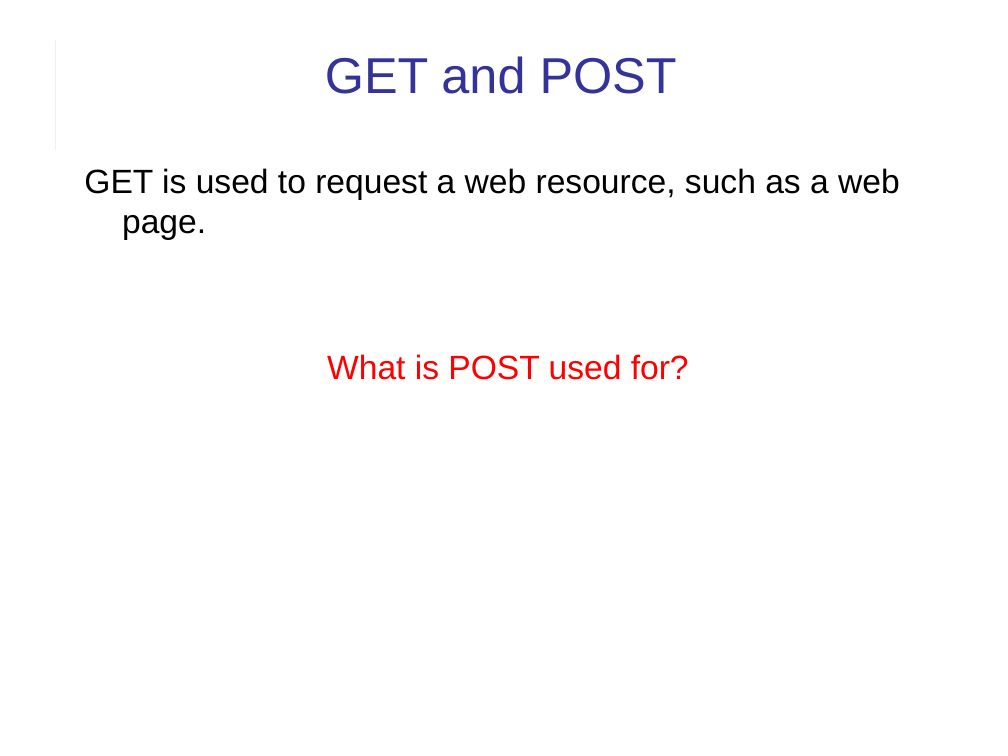
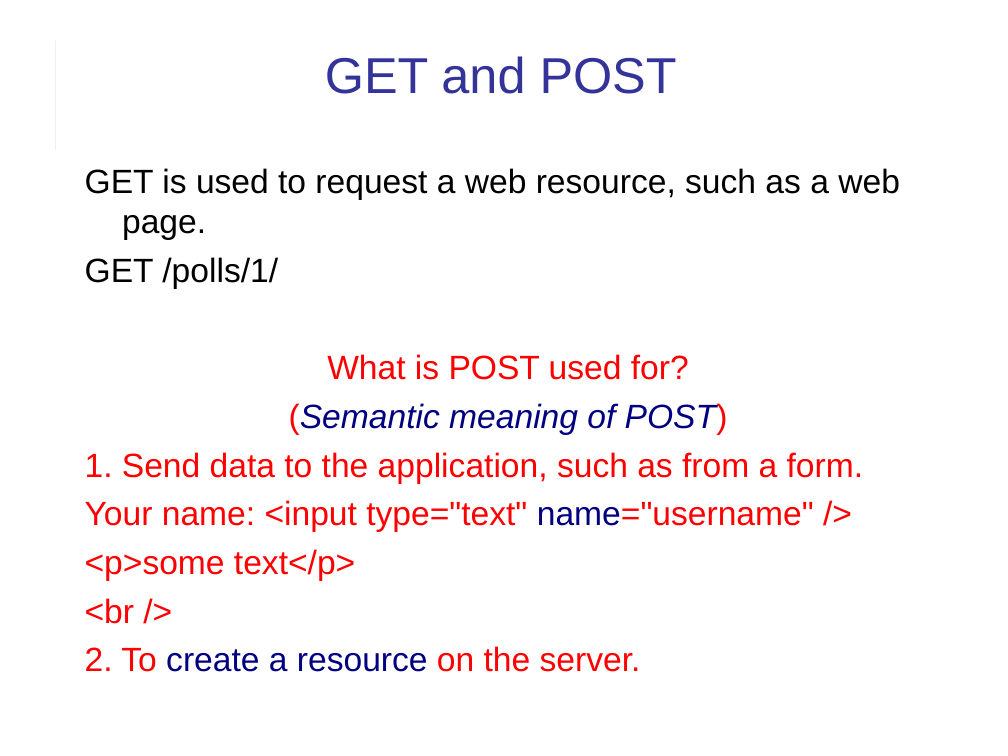
Before and after one commit to cpske/ISP, a slide deck: slide 23 of django/Django-review-1.ppt (slide 22 before the commit). Drawn at 1008x756 pixels with LibreOffice and Linux fonts; fonts in the diff are those of the drawing. Boxes give left, top, right and bottom in pixels: in the first picture for what was removed or moved away, otherwise in the second. Text is boxed around its words. In the diff, an @@ line names an element or a change of style, - is before the commit and + after.

```diff
--- a/django/Django-review-1.ppt
+++ b/django/Django-review-1.ppt
@@ text at bbox=[85, 257, 278, 289]: paragraph added @@
+GET /polls/1/
@@ text at bbox=[85, 403, 864, 672]: paragraphs added @@
+(Semantic meaning of POST)
+1. Send data to the application, such as from a form.
+Your name: <input type="text" name="username" />
+<p>some text</p>
+<br />
+2. To create a resource on the server.
```
Also in this commit, not shown: 18 other slides changed, 1 slide added, 1 other file.
